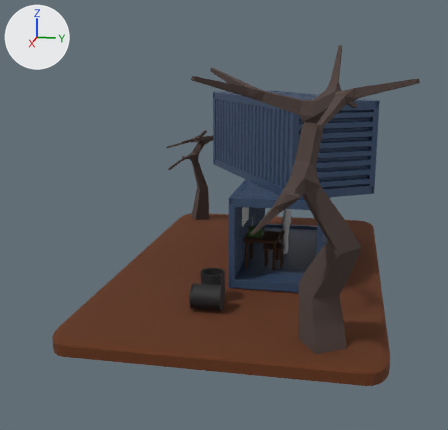
A saved change to the Blender file Final_Project_Github.blend.
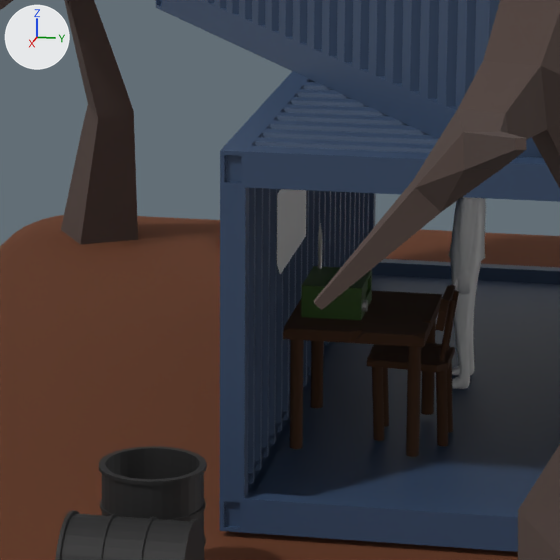
Each version is shown whole from a camera (50 mm lens) standing at (15.1, 1.42, 4.67) and looking at (1.71, -1.26, 1.33), then close up on the part from 39% to 69% of the width and 38% to 68% of the height. Every picture has the same lights, and +X, +Y and +Z are marked at upper left.

Script lines for the objects in view, before the commit:
```python
me_cube_006 = bpy.data.meshes.new('Cube.006')
me_cube_006.from_pydata(...)  # 481 vertices, 484 faces; spans x -0.36..1.45, y -0.76..1.06, z -0.05..2.34
me_cube_006.materials.append(mat_tree)  # brown #4f403b
me_cube_014 = bpy.data.meshes.new('Cube.014')
me_cube_014.from_pydata(...)  # 285 vertices, 155 faces; spans x -1.0..1.0, y -1.0..1.0, z -21.6..1.0
me_cube_014.materials.append(mat_wood)  # brown #442916
me_cube_016 = bpy.data.meshes.new('Cube.016')
me_cube_016.from_pydata(...)  # 117 vertices, 104 faces; spans x 0.0..1.66, y -0.68..0.58, z -0.01..8.02
me_cube_016.polygons.foreach_set('use_smooth', [True] * 104)
ob_character = bpy.data.objects.new('Character', me_cube_016)
ob_character.location = (0.0, 0.0, 0.0)
ob_character.scale = (0.187, 0.187, 0.187)
_m = ob_character.modifiers.new('Mirror', 'MIRROR')
_m.use_clip = True
_m = ob_character.modifiers.new('Subdivision', 'SUBSURF')
ob_table = bpy.data.objects.new('Table', me_cube_014)
ob_table.location = (1.123, -0.453, 0.694)
ob_table.scale = (0.432, 0.383, 0.0305)
ob_tree2 = bpy.data.objects.new('Tree2', me_cube_006)
ob_tree2.location = (-3.649, -3.108, -0.25)
ob_tree2.scale = (1.31, 1.31, 1.31)
# also in view: 'Plane' at (0.96, -0.89, 1.21); 'Cylinder.004' at (3.77, -1.18, 0.15); 'Chair' at (1.08, -0.18, 0.42); 'Cylinder' at (3.24, -1.19, 0.2); 'Plane.001' at (0.63, -0.75, -0.27)
```
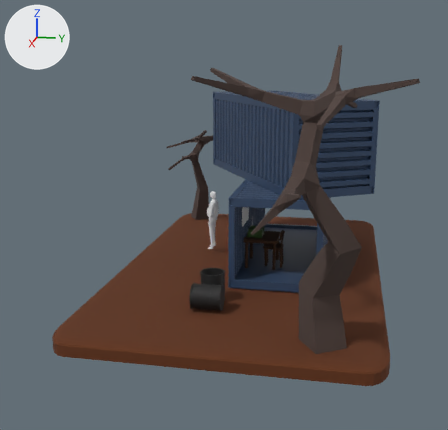
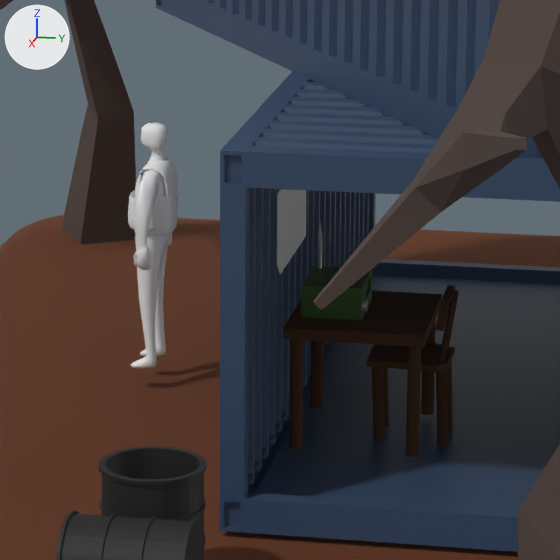
Commit message: added vest

Pixel boxes (x1, y1, x2, y2) of what changed, in the close-ups (560 x 560 px):
'Character', moved
    before: (449, 197, 486, 389)
    after: (131, 123, 172, 369)
'Vest', added
    after: (128, 156, 178, 236)
'Vest PocketL', added
    after: (148, 207, 156, 231)

The change, as a list of edits to the scene's bpy script:
```text
Add me_cube_019:
    me_cube_019.from_pydata(...)  # 346 vertices, 344 faces; spans x -0.198..0.198, y -0.042..0.272, z -0.587..0.015
    me_cube_019.polygons.foreach_set('use_smooth', [True] * 344)
Add me_cube_018:
    me_cube_018.from_pydata(...)  # 104 vertices, 87 faces; spans x 0.0..0.92, y -0.67..0.62, z -0.9..1.11
    me_cube_018.polygons.foreach_set('use_smooth', [True] * 87)
Change ob_character:
    ob_character.location: (0.0, 0.0, 0.0) -> (-0.034, -1.902, 0.0)
Add ob_vest_pocketl:
    ob_vest_pocketl = bpy.data.objects.new('Vest PocketL', me_cube_019)
    ob_vest_pocketl.location = (0.173, -1.889, 1.019)
    ob_vest_pocketl.rotation_euler = (0.0, 0.0, 1.544)  # degrees (0, 0, 88)
    ob_vest_pocketl.scale = (0.234, 0.234, 0.243)
Add ob_vest:
    ob_vest = bpy.data.objects.new('Vest', me_cube_018)
    ob_vest.location = (-0.032, -1.9, 1.019)
    ob_vest.scale = (0.199, 0.234, 0.243)
    _m = ob_vest.modifiers.new('Mirror', 'MIRROR')
    _m = ob_vest.modifiers.new('Subdivision', 'SUBSURF')
```
